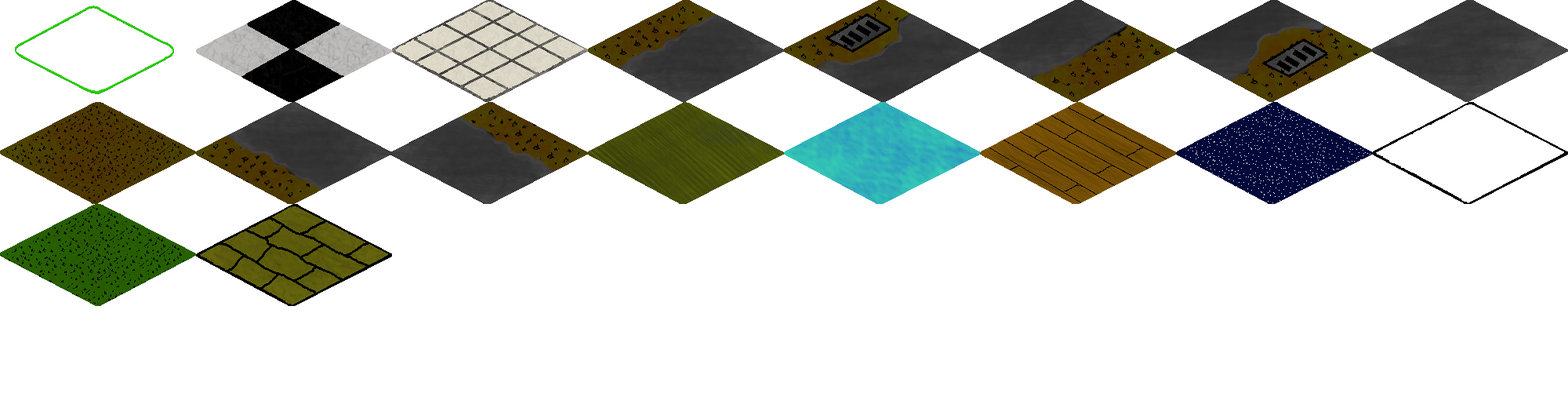
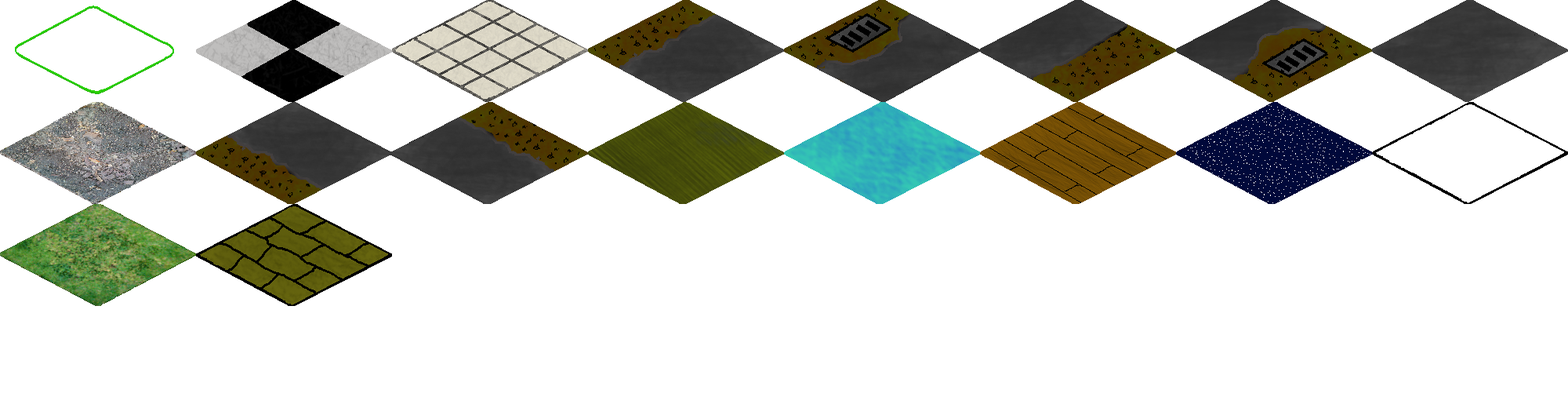
Before/after of a 1568 × 408 layered artwork. What changed in the layer stack:
painted on "tiles250x129.png" over box(0, 101, 197, 306)
